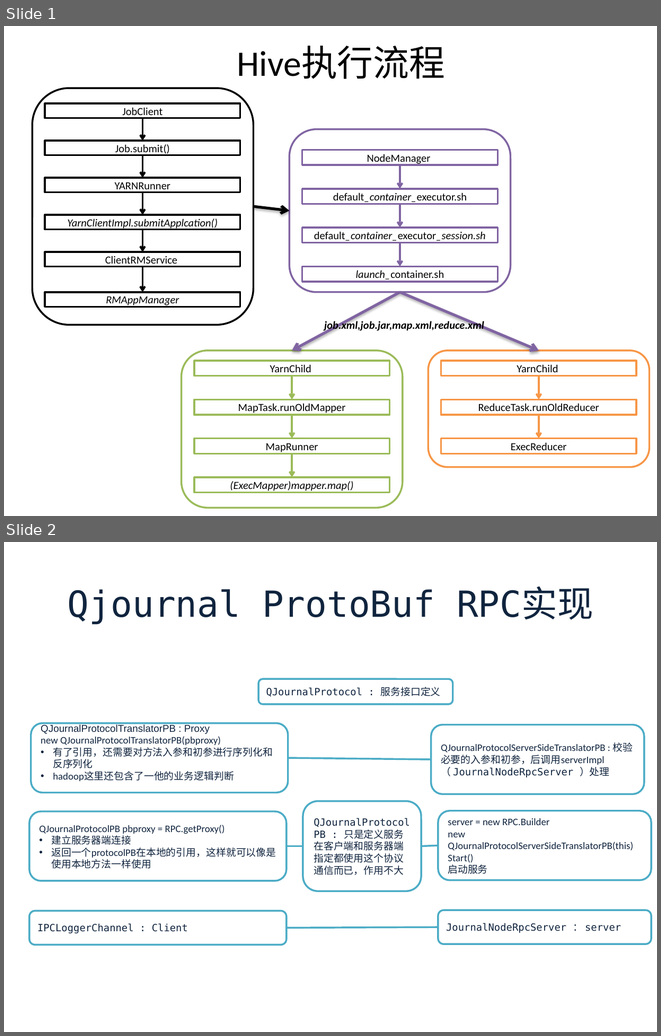
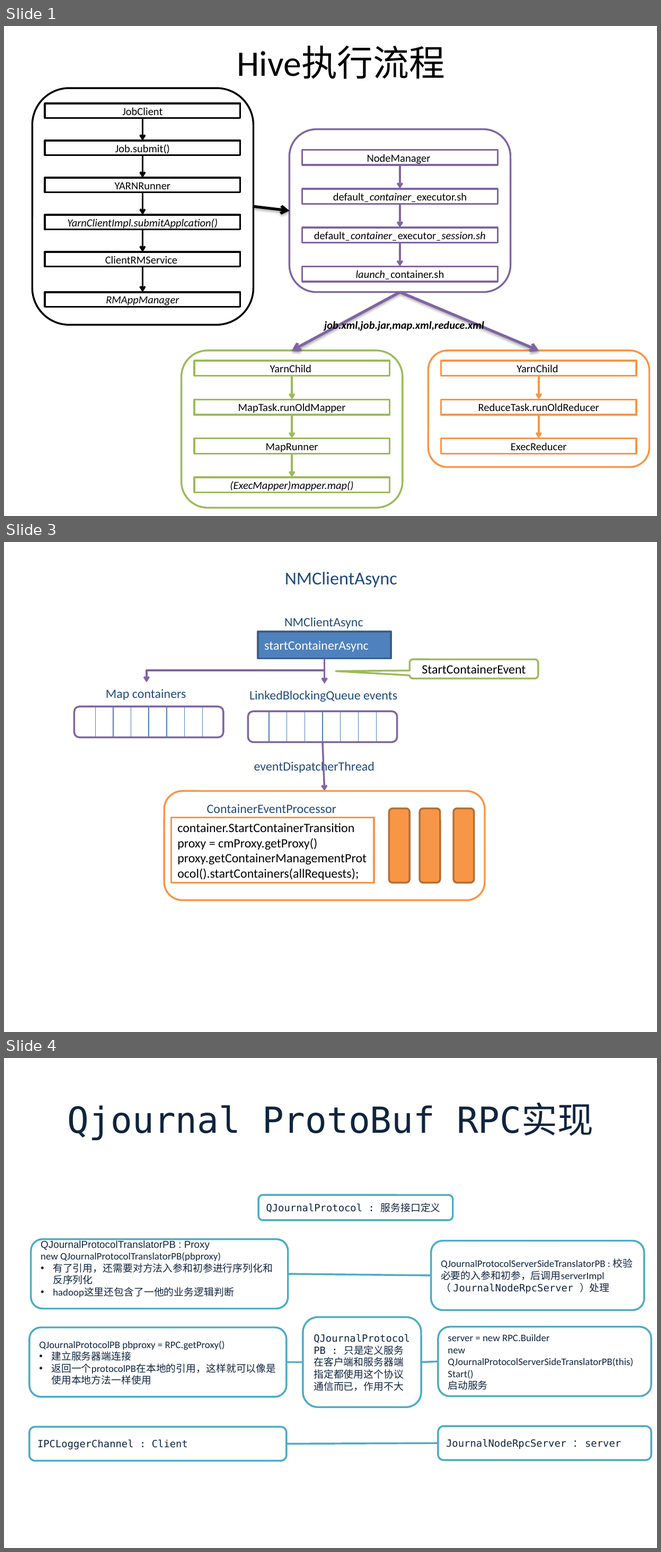
Before and after one commit to wankunde/attachment, a slide deck: Hadoop分析-自用.pptx. Shown one above the other, each under a label of ours: slides 1 and 2 before the commit, slides 1, 3 and 4 after it; the slides between them are not shown. The pictures are 661x1036 and 661x1552 pixels, drawn with LibreOffice and Linux fonts; fonts in the diff are those of the drawing. Boxes give left, top, right and bottom in pixels: in the first picture for what was removed or moved away, otherwise in the second. Text is boxed around its words. In the diff, an @@ line names an element or a change of style, - is before the commit and + after.

```diff
--- a/Hadoop分析-自用.pptx
+++ b/Hadoop分析-自用.pptx
@@ slide 3 added at (4,542,657,1032), background #FFFFFF @@
@@ title added at (285,572,397,588), 20 pt, text #1F497D @@
+NMClientAsync
@@ text added at (284,617,363,628), 14 pt, text #1F497D @@
+NMClientAsync
@@ rectangle added at (258,632,391,658), fill #4F81BD, outline #3A5F8C 2 pt, 14 pt, text #FFFFFF @@
+startContainerAsync
@@ elbow arrow added from (325, 658) to (147, 682), #8064A2 2 pt @@
@@ arrow added from (325, 658) to (325, 684), #8064A2 2 pt @@
@@ rounded speech box added at (409,660,538,678), fill #FFFFFF, outline #9BBB59 2 pt, 14 pt, text #000000 @@
+StartContainerEvent
@@ group added at (74,689,223,737): 7 lines, 1 rounded rectangle, 1 text @@
+Map containers
@@ group added at (248,690,397,742): 7 lines, 1 rounded rectangle, 1 text @@
+LinkedBlockingQueue events
@@ arrow added from (323, 742) to (325, 791), #8064A2 2 pt @@
@@ text added at (254,759,374,774), 14 pt, text #1F497D @@
+eventDispatcherThread
@@ group added at (164,791,485,900): 4 rounded rectangles, 1 rectangle, 1 text @@
+container.StartContainerTransition
+proxy = cmProxy.getProxy()
+proxy.getContainerManagementProtocol().startContainers(allRequests);
+ContainerEventProcessor
@@ what was slide 2 is now slide 4 @@
```
Also in this commit, not shown: 1 other slide added, 7 other files.
